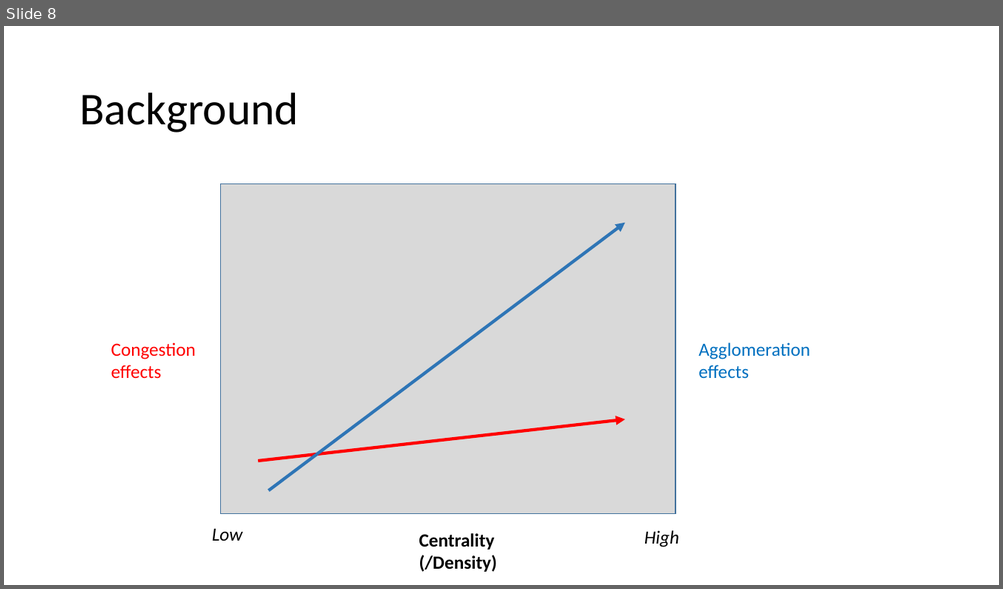
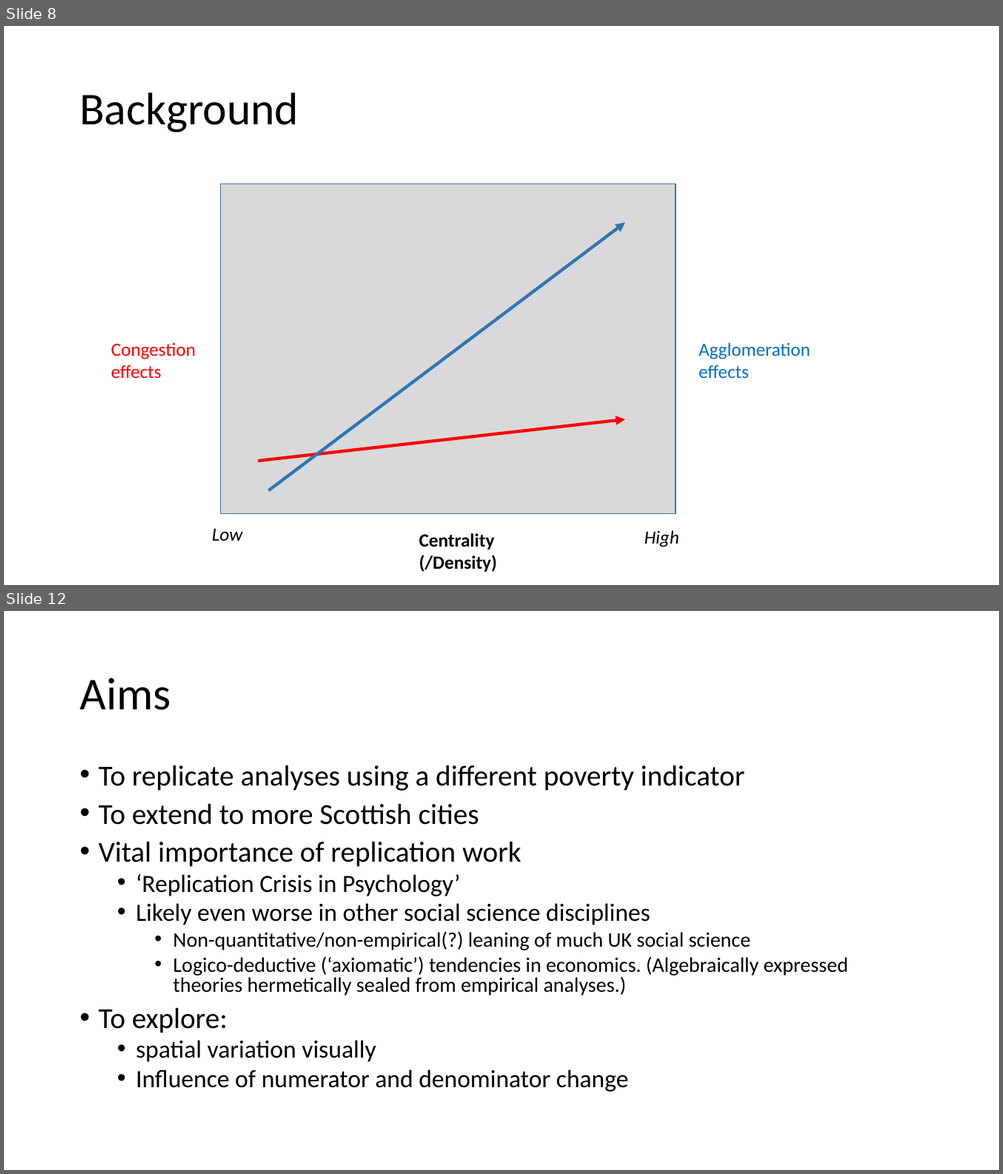
Before and after one commit to JonMinton/decentralisation_simd_dz2011, a slide deck: presentation/Is poverty moving to the suburbs in Scottish.pptx. Shown one above the other, each under a label of ours: slide 8 before the commit, slides 8 and 12 after it; the slides between them are not shown. The pictures are 1003x589 and 1003x1174 pixels, drawn with LibreOffice and Linux fonts; fonts in the diff are those of the drawing. Boxes give left, top, right and bottom in pixels: in the first picture for what was removed or moved away, otherwise in the second. Text is boxed around its words. In the diff, an @@ line names an element or a change of style, - is before the commit and + after.

```diff
--- a/presentation/Is poverty moving to the suburbs in Scottish.pptx
+++ b/presentation/Is poverty moving to the suburbs in Scottish.pptx
@@ slide 12 added at (4,611,999,1170), background #FFFFFF @@
@@ title added at (79,678,170,710), 44 pt, text #000000 @@
+Aims
@@ text added at (99,765,848,1092), 20 pt, text #000000 @@
+• To replicate analyses using a different poverty indicator
+• To extend to more Scottish cities
+• Vital importance of replication work
+  • ‘Replication Crisis in Psychology’
+  • Likely even worse in other social science disciplines
+    • Non-quantitative/non-empirical(?) leaning of much UK social science
+    • Logico-deductive (‘axiomatic’) tendencies in economics. (Algebraically expressed theories hermetically sealed from empirical analyses.)
+• To explore:
+  • spatial variation visually
+  • Influence of numerator and denominator change
```
Also in this commit, not shown: 1 slide changed, 21 other slides added.
